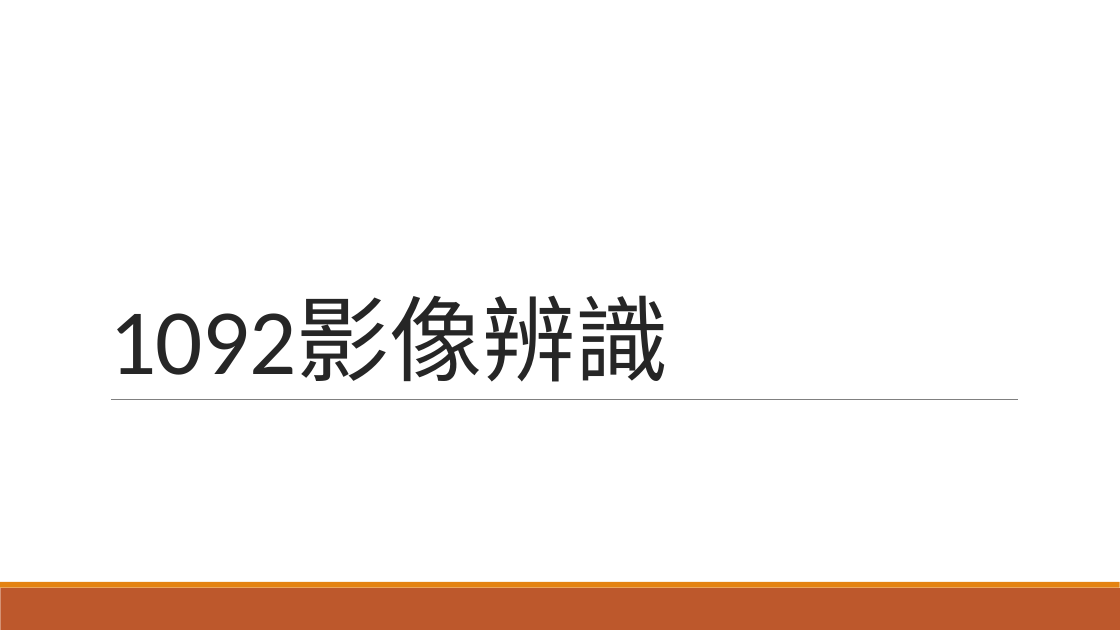
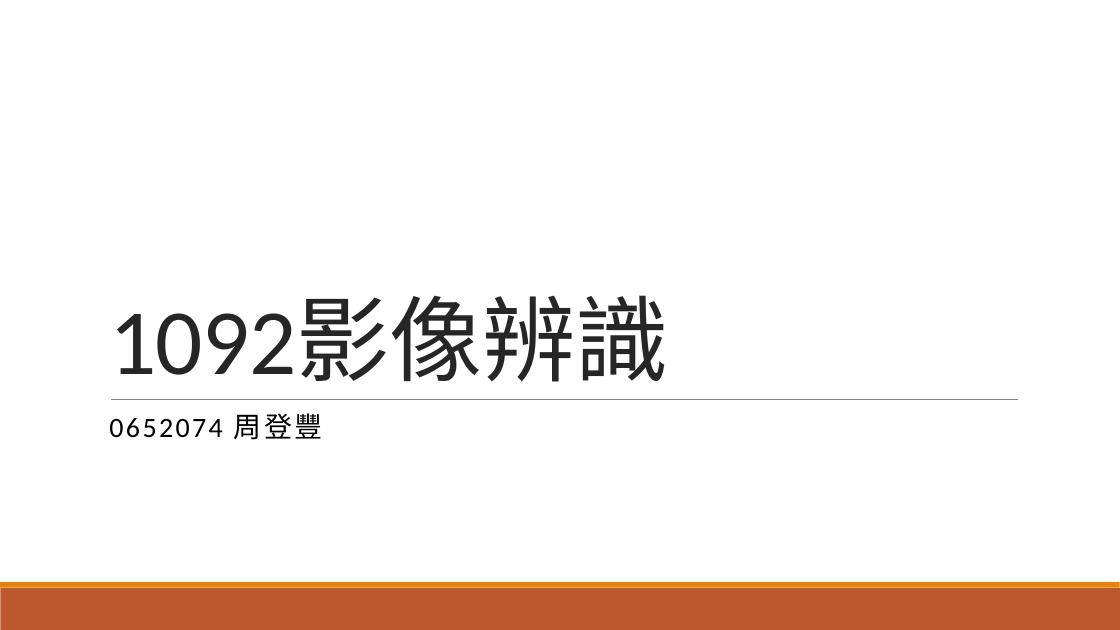
Before and after one commit to choutengfeng/1092, a slide deck: slide 1 of 0652074_1092影像辨識.pptx. Drawn at 1120x630 pixels with LibreOffice and Linux fonts; fonts in the diff are those of the drawing. Boxes give left, top, right and bottom in pixels: in the first picture for what was removed or moved away, otherwise in the second. Text is boxed around its words. In the diff, an @@ line names an element or a change of style, - is before the commit and + after.

```diff
--- a/0652074_1092影像辨識.pptx
+++ b/0652074_1092影像辨識.pptx
@@ subtitle added at bbox=[109, 413, 323, 440], 24 pt, text #000000 @@
+0652074 周登豐
```
Also in this commit, not shown: 2 other slides changed, 1 slide added, 1 slide removed, 1 other file.
